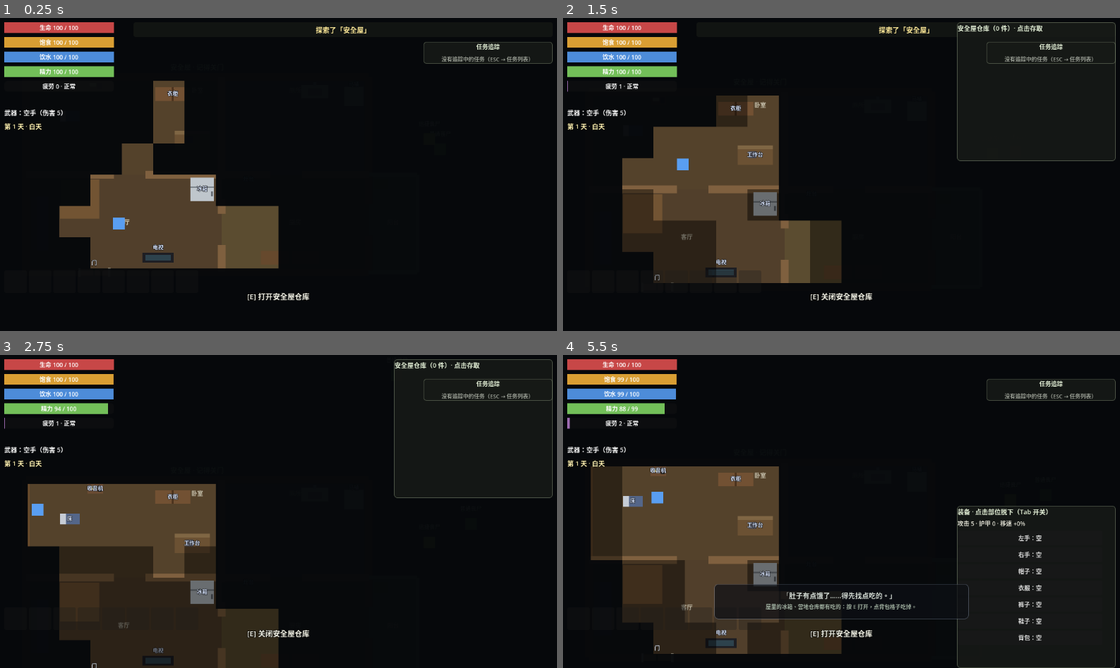
Above: before the commit, frames 1-4 (two rows, left to right).
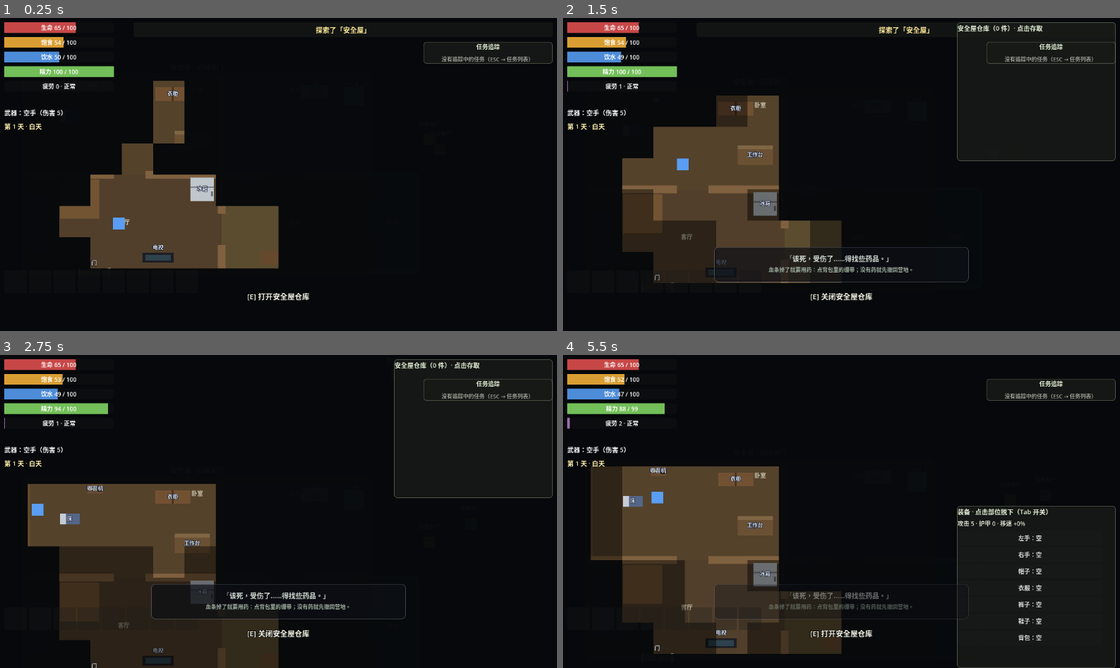
Above: after the commit, the same moments.

Repository: zw555/SurvivalDemo
Game: Godot game, scene res://scenes/main/Main.tscn
Two runs of this game, one before a commit and one after it. Both use one fixed random seed, a clock stepped at 60 frames per second and the inputs below. Sound files missing from this copy of the repository are replaced by a short silence.
Inputs (mouse positions are in pixels of both pictures, inside the frame that each line leads up to):
- Up to frame 1 (0.25 s): no input
- Up to frame 2 (1.5 s): tap Enter at 0.5 s; move the mouse to (813, 237) at 0.52 s; press the mouse at (813, 237) at 0.53 s; hold W (move_up) from 0.53 s (still down); move the mouse to (1008, 221) at 1.27 s; release the mouse at (1008, 221) at 1.28 s; tap E (interact) at 1.35 s
- Up to frame 3 (2.75 s): move the mouse to (111, 461) at 2.02 s; release W (move_up) at 2.03 s; hold A (move_left) from 2.03 s (still down); hold Shift (sprint) from 2.03 s (still down)
- Up to frame 4 (5.5 s): move the mouse to (869, 508) at 2.77 s; release Shift (sprint) at 2.78 s; tap Tab (toggle_equipment) at 2.85 s; click (869, 508) at 2.92 s; move the mouse to (757, 430) at 3.52 s; release A (move_left) at 3.53 s; press the mouse at (757, 430) at 3.53 s; hold S (move_down) 3.53-4.28 s; move the mouse to (964, 492) at 4.27 s; release the mouse at (964, 492) at 4.28 s; hold D (move_right) 4.28-5.03 s; tap E (interact) at 4.35 s; move the mouse to (730, 524) at 5.02 s; hold W (move_up) from 5.03 s (still down); hold Shift (sprint) from 5.03 s (still down); click (730, 524) at 5.17 s

The runs differ from the first frame. In frame 1, 1.1% of the frame differs, in the area x 7-21%, y 1-15%; in frame 2, 3.9%, in the area x 7-73%, y 1-85%; in frame 3, 2.5%; in frame 4, 2.5%.

Commit message:
feat: 生存压力 ×3（食物0.3/水0.5每秒）+ 带伤开局 65/54/50

Diff:
--- a/scripts/player/player.gd
+++ b/scripts/player/player.gd
@@ -36,10 +36,11 @@
 @export var attack_cooldown := 0.45
 @export var max_food := 100.0
 @export var max_water := 100.0
-## 消耗速率按"一天 600 秒（现实 10 分钟）"折算：食物 60/天、水 100/天。
+## 消耗速率按"一天 600 秒（现实 10 分钟）"折算：食物 180/天、水 300/天（×3 压力档）。
+## 满状态 100 只够撑 333 秒 ≈ 一次出门时长：出门前必须算"带几个罐头"。
 ## 缺水比缺粮更急（现实里人不喝水死得更快），水是每天的主要补给压力。
-@export var food_drain_per_sec := 0.1
-@export var water_drain_per_sec := 0.167
+@export var food_drain_per_sec := 0.3
+@export var water_drain_per_sec := 0.5
 @export var starvation_damage_per_sec := 2.0
 @export var thirst_damage_per_sec := 3.0
 @export var base_slot_count := 8
@@ -47,9 +48,9 @@
 @export var knockback_force := 200.0
 @export var knockback_decay := 900.0
 
-var health := 100.0
-var food := 100.0
-var water := 100.0
+var health := 65.0  ## 带伤开局（_ready 应用）：一睁眼就要面对"先包扎还是先找吃的"
+var food := 54.0  ## 开局 3 分钟量（0.3/秒 × 180 秒）：必须立刻决定去哪
+var water := 50.0  ## 开局约 1.6 分钟量：比食物更紧，出门第一目标
 var dead := false
 var god_mode := false  ## 仅调试键（DebugCheats）切换；Release 版无入口，恒为 false
 ## 枪械弹药储备：弹盒物品按 E 装填进来，射击时逐发消耗。
@@ -79,9 +80,10 @@
 
 
 func _ready() -> void:
-	health = float(max_health)
-	food = max_food
-	water = max_water
+	# 新开局初始状态（带伤 + 低饱食 + 更紧的水）：读档时被存档值覆盖，不会重复发放
+	health = float(max_health) - 35.0
+	food = 54.0
+	water = 50.0
 	inventory = Inventory.new(base_slot_count)
 	inventory.changed.connect(_on_inventory_changed)
 	stamina = StaminaSystem.new()
--- a/tools/smoke_test.gd
+++ b/tools/smoke_test.gd
@@ -36,7 +36,12 @@
 			wander_frozen.erase(node)
 
 	_check(player.inventory.capacity == 8, "玩家初始背包 8 格")
-	_check(player.health == 100.0, "玩家初始血量 100")
+	_check(player.health == 65.0, "带伤开局（生命 65，不是满血）")
+	_check(absf(player.food - 54.0) < 1.0, "初始饱食度 54（3 分钟量）")
+	_check(absf(player.water - 50.0) < 5.0 and player.water < player.food,
+			"初始饮水 50 比饱食更紧")
+	_check(player.food_drain_per_sec == 0.3 and player.water_drain_per_sec == 0.5,
+			"消耗速率 ×3（食物 0.3 / 水 0.5 每秒）")
 	_check(get_nodes_in_group("zombies").size() > 0, "生成系统刷出了僵尸")
 	_check(get_nodes_in_group("pickups").is_empty(), "室外无散落物资（搜刮只在建筑内）")
 	_check(get_nodes_in_group("containers").size() > 0, "生成系统刷出了物资箱")
@@ -181,6 +186,8 @@
 	bed.cooldown_seconds = 30.0
 	bed._cooldown_left = 0.0
 	player.health = 50.0
+	player.food = 100.0  # 消耗 ×3 后：睡眠期间水/粮耗尽会掉血，干扰回血断言，先回满
+	player.water = 100.0
 	day_night.skip_to_morning()  # 归位到白天清晨，方便断言时刻
 	player.stamina.set_fatigue(60.0)
 	var hour_before := day_night.hour_of_day()
@@ -201,6 +208,8 @@
 	# 夜里睡觉按小时推进：8 小时从 20:00 睡到 04:00 仍是同一夜；再睡 2 小时跨到清晨
 	bed._cooldown_left = 0.0
 	player.health = 50.0
+	player.food = 100.0
+	player.water = 100.0
 	day_night.force_night(true)
 	var night_start_day := day_night.day_number
 	bed.interact(player)
@@ -208,6 +217,8 @@
 	_check(day_night.is_night and day_night.day_number == night_start_day,
 			"夜里睡 8 小时推进到凌晨（仍是同一夜）")
 	_check(absf(player.health - 70.0) < 0.01, "夜里睡 8 小时恢复 20%% 生命值（50→70）")
+	player.food = 100.0  # 8 小时睡眠又消耗了不少水，再回满防止下一段睡眠掉血
+	player.water = 100.0
 	bed.interact(player)
 	hud_bed._on_sleep_confirmed(2.0)
 	_check(not day_night.is_night and day_night.day_number == night_start_day + 1,
Not shown, changed: DESIGN.md
